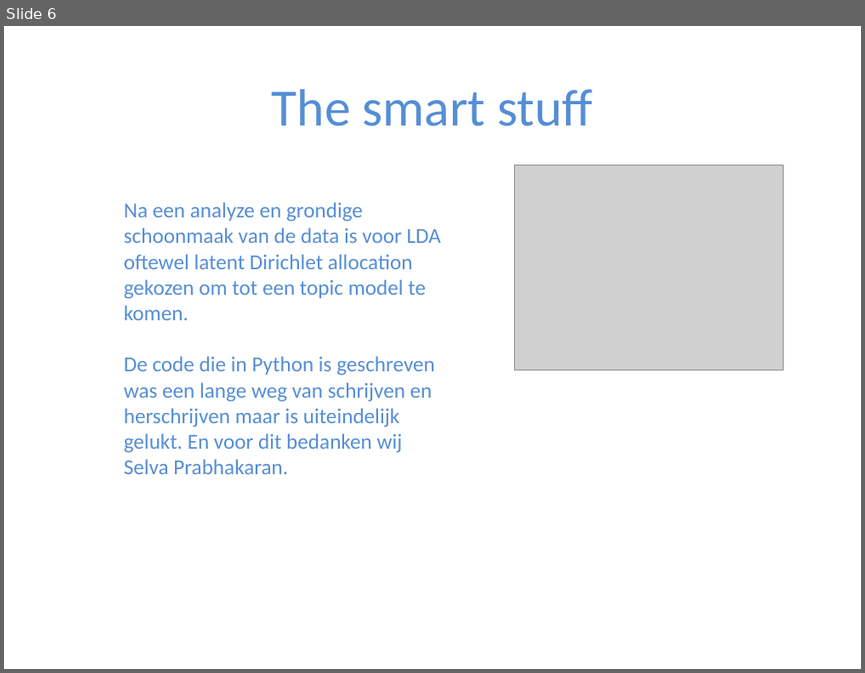
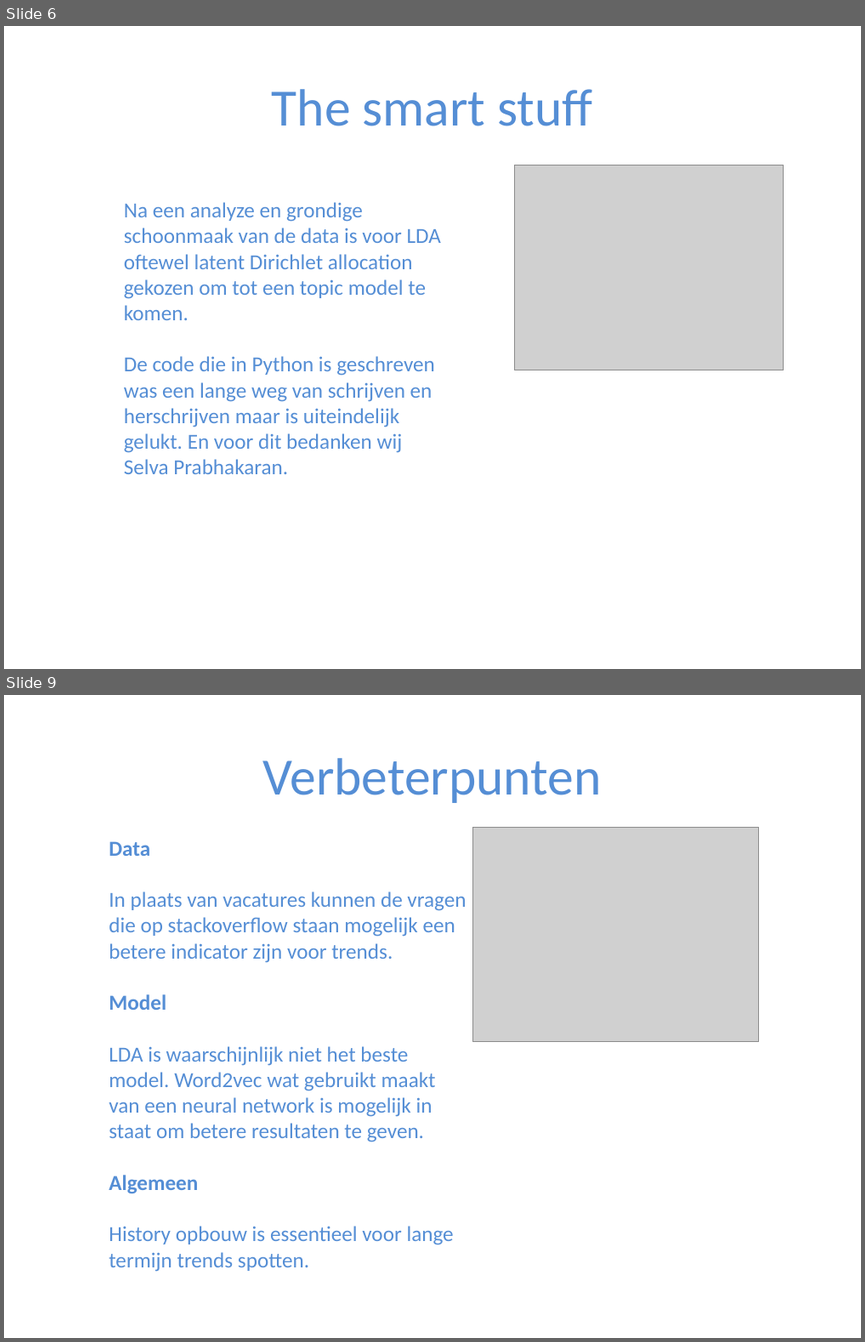
Before and after one commit to drisstaibi/cdsp_opdracht, a slide deck: Werk en skills.pptx. Shown one above the other, each under a label of ours: slide 6 before the commit, slides 6 and 9 after it; the slides between them are not shown. The pictures are 865x673 and 865x1342 pixels, drawn with LibreOffice and Linux fonts; fonts in the diff are those of the drawing; grey boxes stand for pictures. Boxes give left, top, right and bottom in pixels: in the first picture for what was removed or moved away, otherwise in the second. Text is boxed around its words. In the diff, an @@ line names an element or a change of style, - is before the commit and + after.

```diff
--- a/Werk en skills.pptx
+++ b/Werk en skills.pptx
@@ slide 9 added at box(4, 695, 861, 1338), background #FFFFFF @@
@@ title added at box(263, 758, 602, 803), 44 pt, text #558ED5 @@
+Verbeterpunten
@@ text added at box(109, 841, 466, 1271), 18 pt, text #558ED5 @@
+Data
+In plaats van vacatures kunnen de vragen die op stackoverflow staan mogelijk een betere indicator zijn voor trends.
+Model
+LDA is waarschijnlijk niet het beste model. Word2vec wat gebruikt maakt van een neural network is mogelijk in staat om betere resultaten te geven.
+Algemeen
+History opbouw is essentieel voor lange termijn trends spotten.
@@ picture added at box(472, 828, 758, 1042) @@
```
Also in this commit, not shown: 2 slides changed, 3 other slides added, 1 slide removed.
